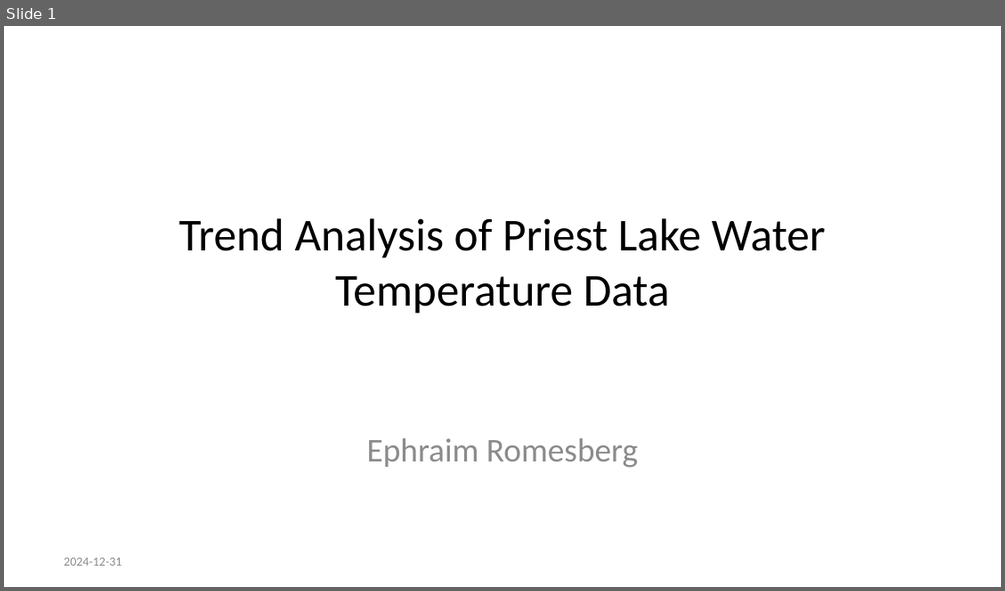
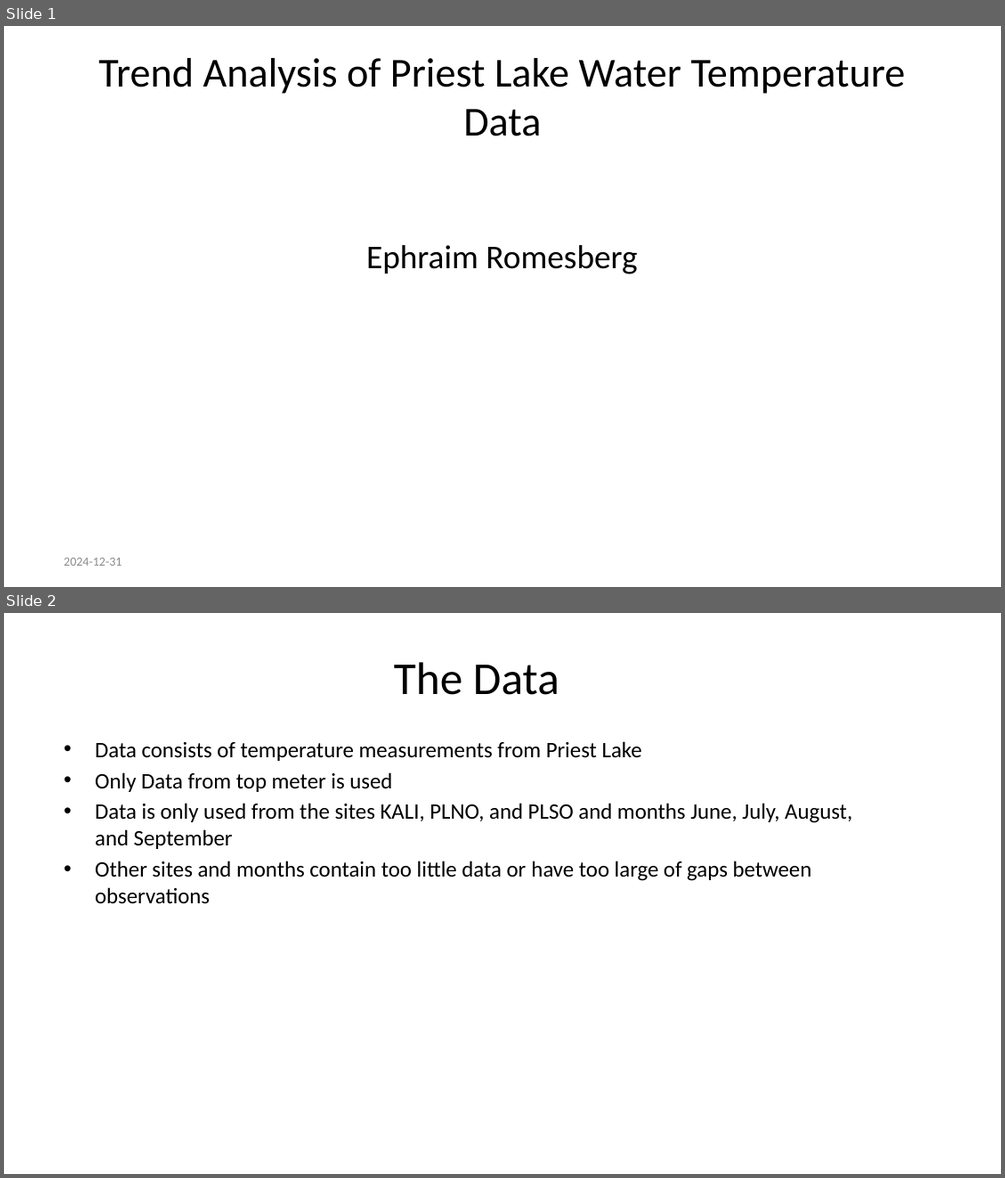
Before and after one commit to Ephraim96/SCA-Trend-Analysis, a slide deck: Trend-Analysis-of-Priest-Lake-Water-Temperature-Data.pptx. Shown one above the other, each under a label of ours: slide 1 before the commit, slides 1 and 2 after it. The pictures are 1005x591 and 1005x1178 pixels, drawn with LibreOffice and Linux fonts; fonts in the diff are those of the drawing; background and template pictures are left out. Boxes give left, top, right and bottom in pixels: in the first picture for what was removed or moved away, otherwise in the second. Text is boxed around its words. In the diff, an @@ line names an element or a change of style, - is before the commit and + after.

```diff
--- a/Trend-Analysis-of-Priest-Lake-Water-Temperature-Data.pptx
+++ b/Trend-Analysis-of-Priest-Lake-Water-Temperature-Data.pptx
@@ slide 2 added at box(4, 613, 1001, 1174), background #FFFFFF @@
@@ title added at box(394, 662, 559, 695), 33 pt, text #000000 @@
+The Data
@@ text added at box(95, 741, 852, 904), 16 pt, text #000000 @@
+• Data consists of temperature measurements from Priest Lake
+• Only Data from top meter is used
+• Data is only used from the sites KALI, PLNO, and PLSO and months June, July, August, and September
+• Other sites and months contain too little data or have too large of gaps between observations
@@ slide 1 changed as well @@
@@ title "Trend Analysis of Priest Lake ...": place and size @@
-title "Trend Analysis of Priest Lake ..." at box(179, 218, 825, 313)
+title "Trend Analysis of Priest Lake ..." at box(98, 58, 906, 136)
@@ title "Trend Analysis of Priest Lake ..." at box(98, 58, 906, 136): size 33 to 29.7 pt @@
@@ text "Ephraim Romesberg": place and size @@
-text "Ephraim Romesberg" at box(367, 438, 638, 467)
+text "Ephraim Romesberg" at box(366, 245, 637, 274)
@@ text "Ephraim Romesberg" at box(366, 245, 637, 274): text colour #8C8C8C to #000000 @@
```
Also in this commit, not shown: 18 other slides added, 4 slides removed, 5 other files.
